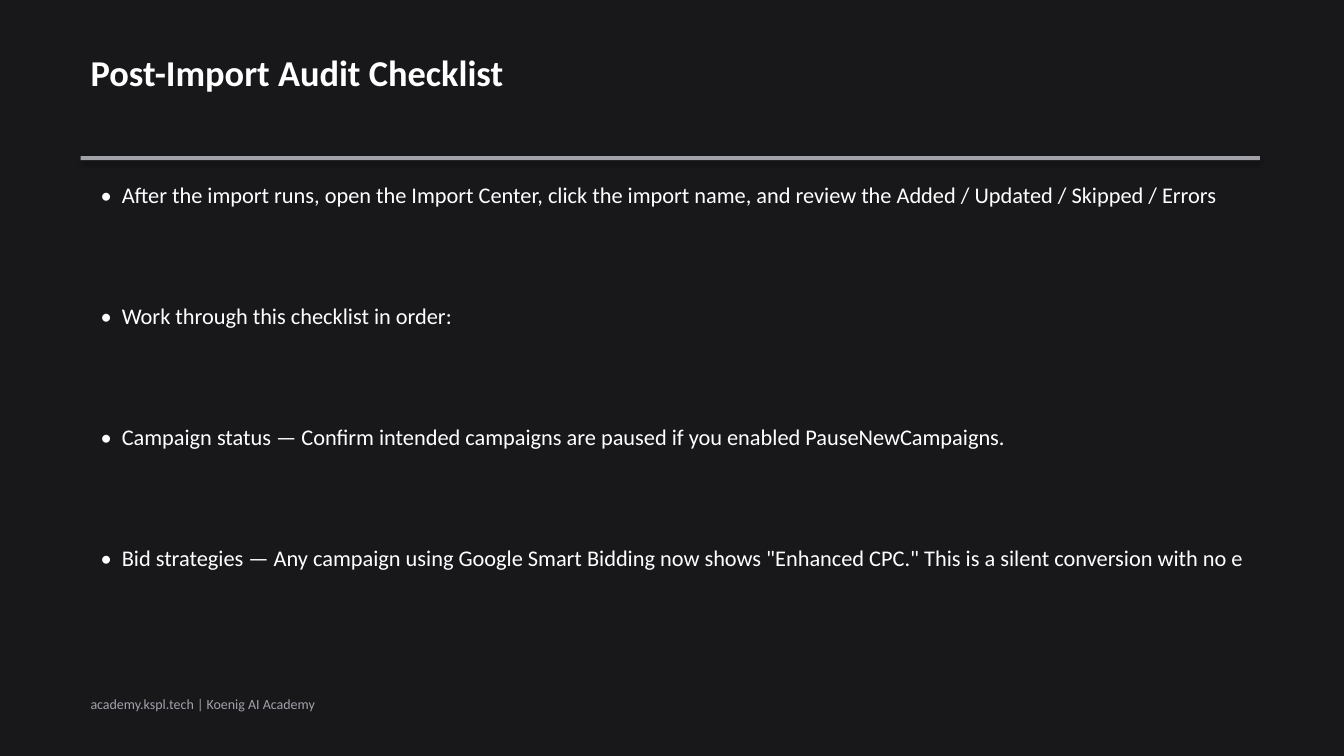
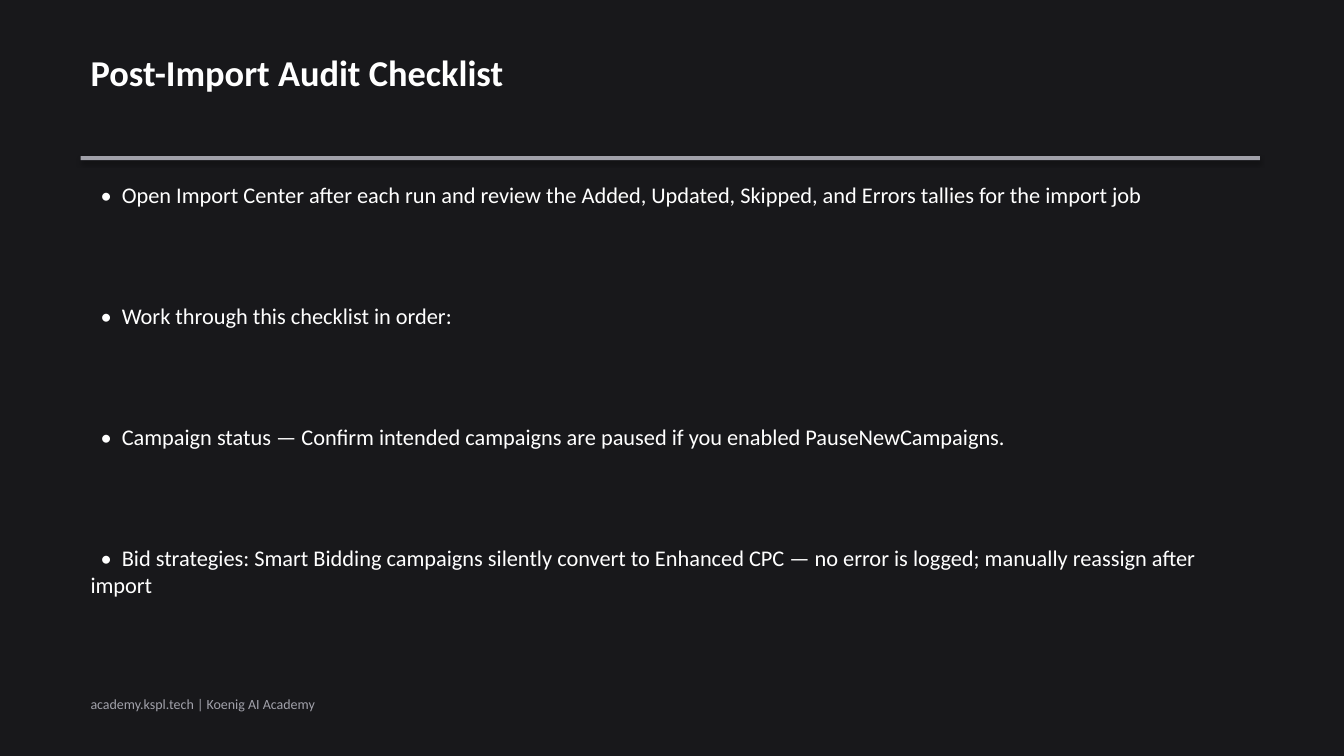
Before and after one commit to Koenig-Solutions-Private-Limited/koenig-ai-org, a slide deck: slide 6 of vault/courses/microsoft-advertising-bing-ads/ch02-slides.pptx. Drawn at 1344x756 pixels with LibreOffice and Linux fonts; fonts in the diff are those of the drawing. Boxes give left, top, right and bottom in pixels: in the first picture for what was removed or moved away, otherwise in the second. Text is boxed around its words. In the diff, an @@ line names an element or a change of style, - is before the commit and + after.

```diff
--- a/vault/courses/microsoft-advertising-bing-ads/ch02-slides.pptx
+++ b/vault/courses/microsoft-advertising-bing-ads/ch02-slides.pptx
@@ text at bbox=[122, 187, 1141, 207]: text changed @@
-• After the import runs, open the Import Center, click the import name, and review the Added / Updated / Skipped / Errors
+• Open Import Center after each run and review the Added, Updated, Skipped, and Errors tallies for the import job
@@ text at bbox=[91, 550, 1195, 597]: text changed @@
-• Bid strategies — Any campaign using Google Smart Bidding now shows "Enhanced CPC." This is a silent conversion with no e
+• Bid strategies: Smart Bidding campaigns silently convert to Enhanced CPC — no error is logged; manually reassign after import
```
Also in this commit, not shown: 3 other slides changed.
